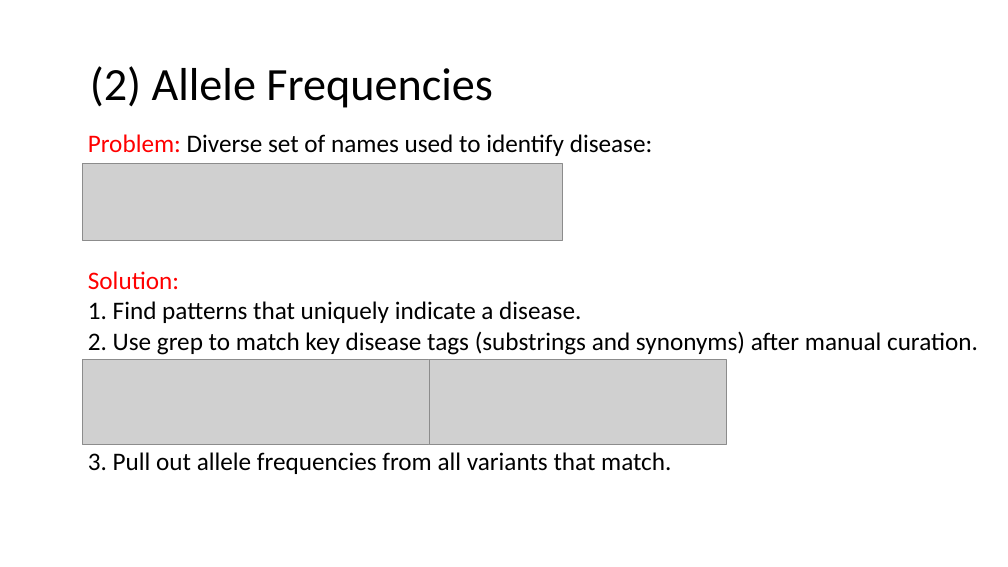
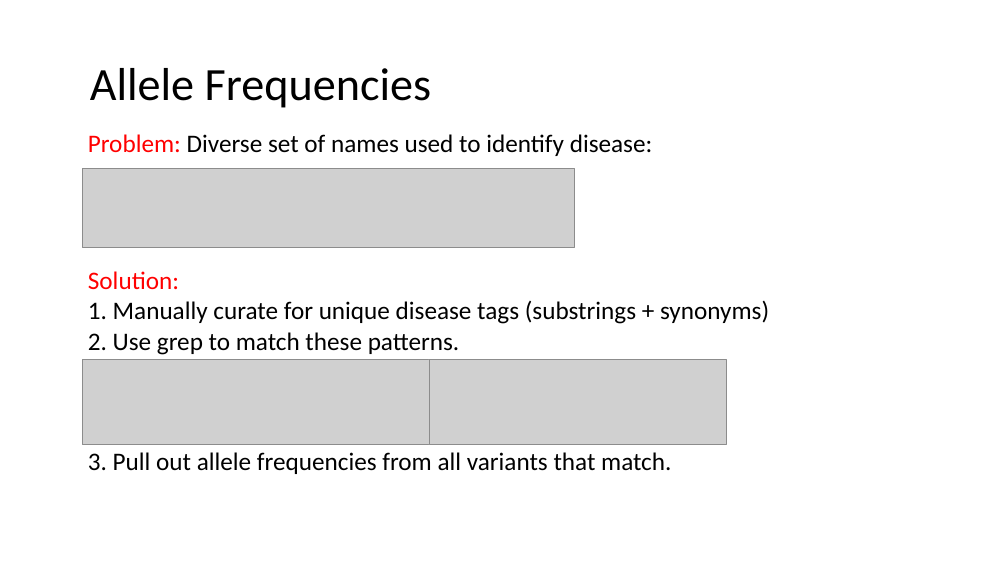
Before and after one commit to dfan/HST-2016, a slide deck: slide 19 of week_7/For_Zak_7_28.pptx (slide 18 before the commit). Drawn at 1008x567 pixels with LibreOffice and Linux fonts; fonts in the diff are those of the drawing; grey boxes stand for pictures. Boxes give left, top, right and bottom in pixels: in the first picture for what was removed or moved away, otherwise in the second. Text is boxed around its words. In the diff, an @@ line names an element or a change of style, - is before the commit and + after.

```diff
--- a/week_7/For_Zak_7_28.pptx
+++ b/week_7/For_Zak_7_28.pptx
@@ title at [90, 68, 431, 108]: text changed @@
-(2) Allele Frequencies
+Allele Frequencies
@@ picture: place and size @@
-picture at [82, 164, 562, 241]
+picture at [82, 169, 575, 247]
@@ text at [88, 271, 769, 355]: text changed @@
-Solution:
-1. Find patterns that uniquely indicate a disease.
-2. Use grep to match key disease tags (substrings and synonyms) after manual curation.
+Solution:
+1. Manually curate for unique disease tags (substrings + synonyms)
+2. Use grep to match these patterns.
```
Also in this commit, not shown: 12 other slides changed, 9 slides added, 3 slides removed, 6 other files.
